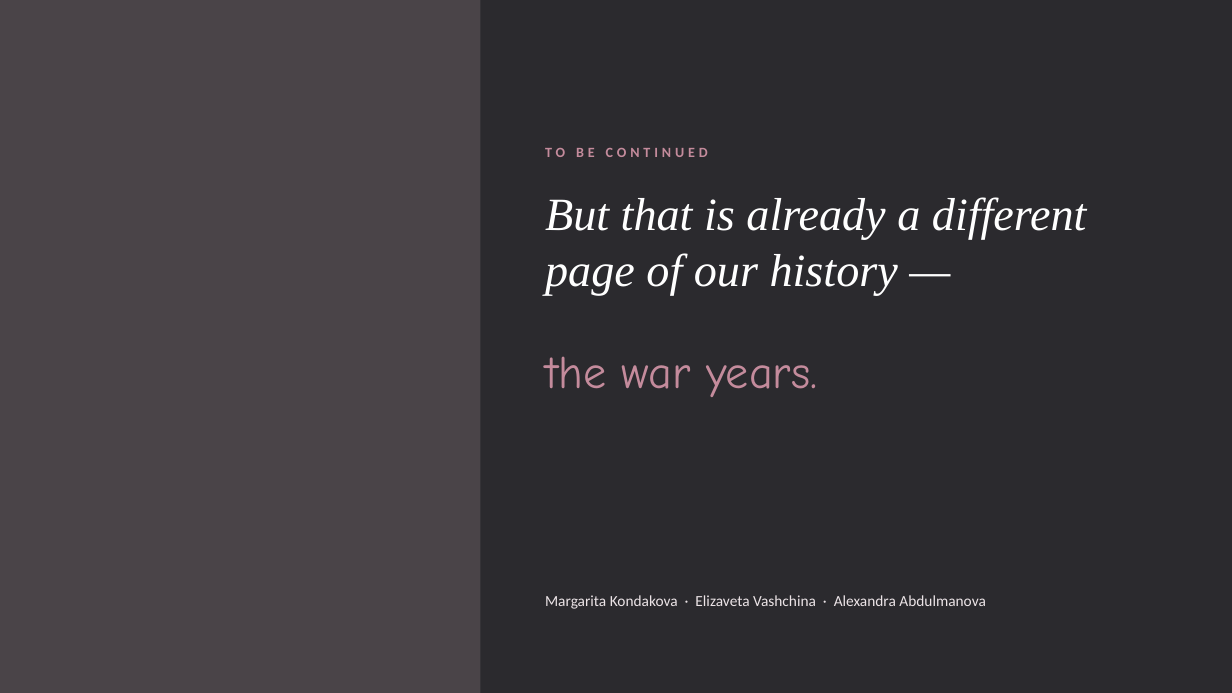
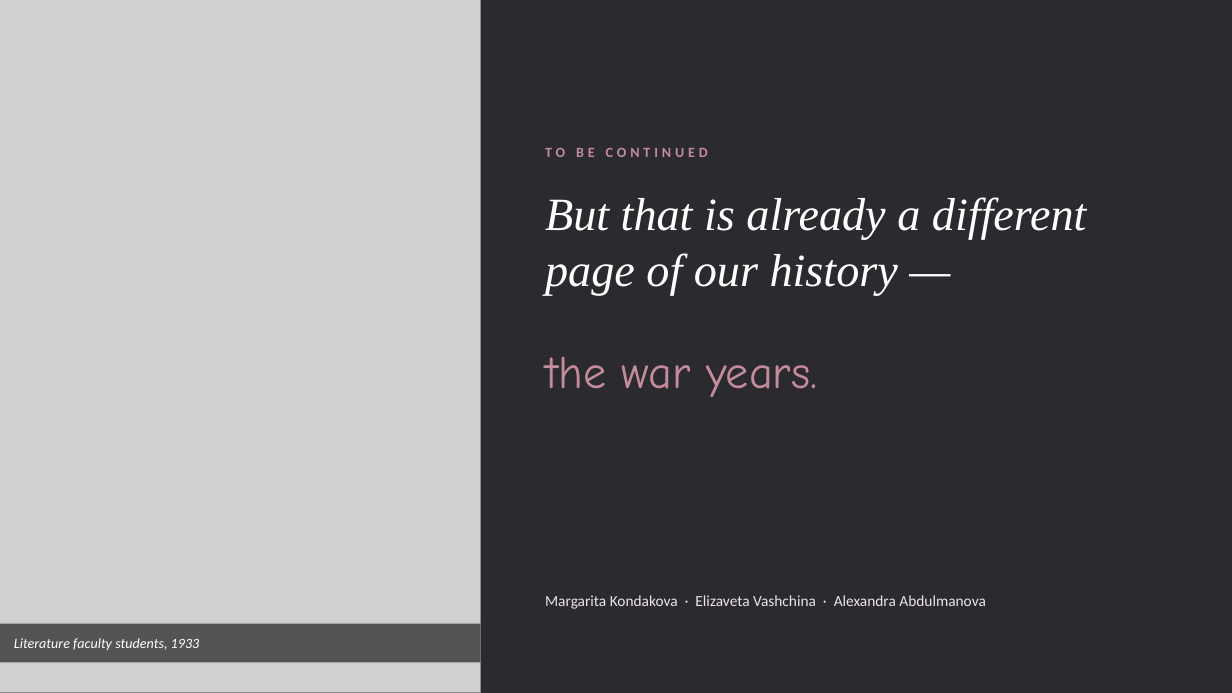
Before and after one commit to gtssummer/paintbot, a slide deck: slide 10 of presentation/MOPI_History_1931-1940.pptx. Drawn at 1232x693 pixels with LibreOffice and Linux fonts; fonts in the diff are those of the drawing; grey boxes stand for pictures. Boxes give left, top, right and bottom in pixels: in the first picture for what was removed or moved away, otherwise in the second. Text is boxed around its words. In the diff, an @@ line names an element or a change of style, - is before the commit and + after.

```diff
--- a/presentation/MOPI_History_1931-1940.pptx
+++ b/presentation/MOPI_History_1931-1940.pptx
@@ rectangle removed at [0, 0, 481, 693] @@
@@ picture added at [0, 0, 481, 693] @@
@@ rectangle added at [0, 624, 481, 663], fill #2B2A2E at 75% opacity @@
@@ text added at [14, 638, 200, 650], 11 pt, text #FFFFFF, italic @@
+Literature faculty students, 1933
```
Also in this commit, not shown: 5 other slides changed, 18 other files.
